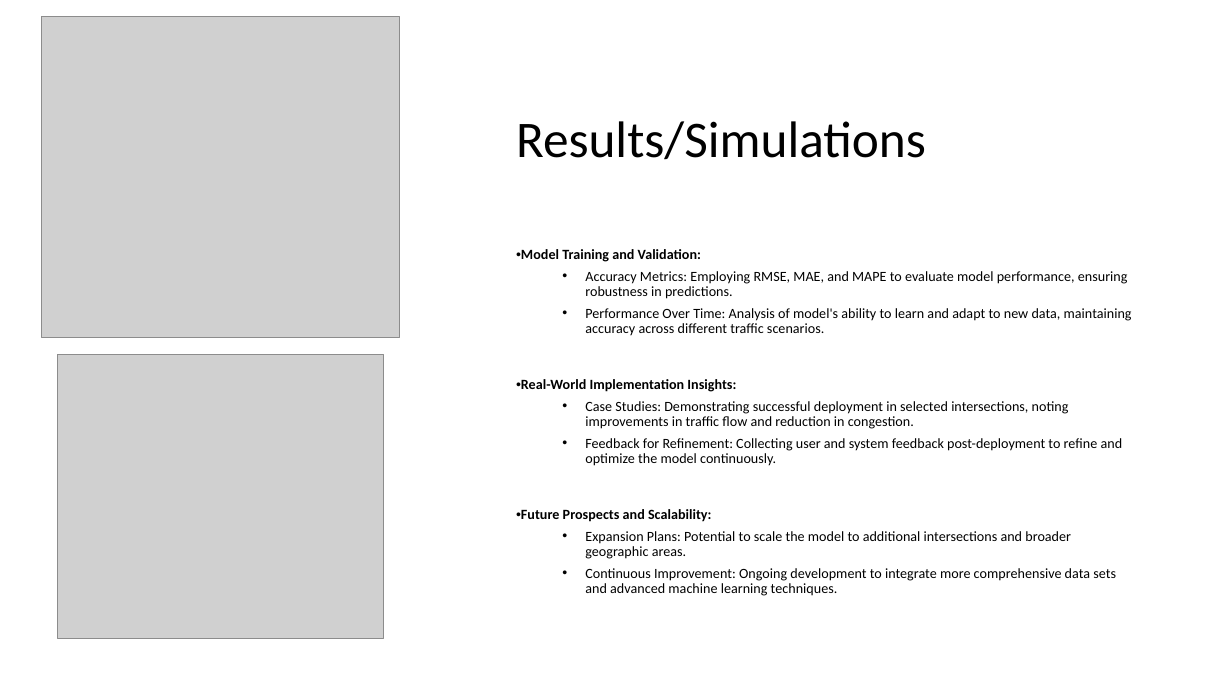
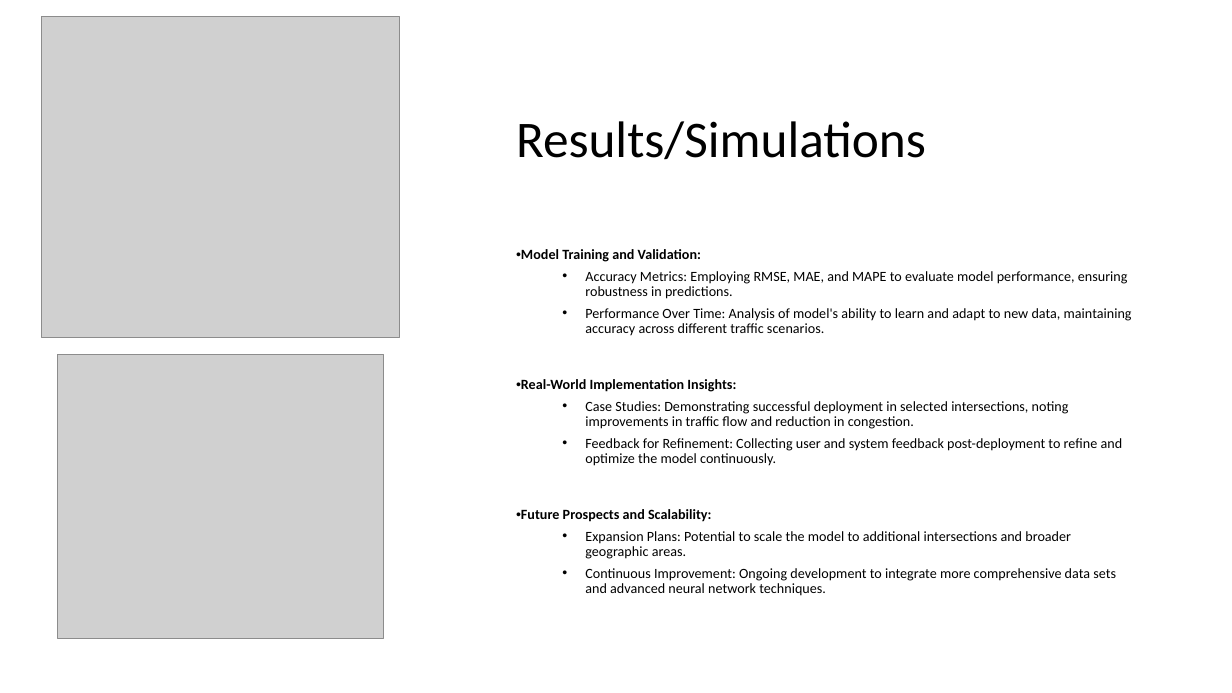
Before and after one commit to bhanuchandrika99/NNDL_Final_Project, a slide deck: slide 9 of Presentation.pptx. Drawn at 1232x693 pixels with LibreOffice and Linux fonts; fonts in the diff are those of the drawing; grey boxes stand for pictures. Boxes give left, top, right and bottom in pixels: in the first picture for what was removed or moved away, otherwise in the second. Text is boxed around its words. In the diff, an @@ line names an element or a change of style, - is before the commit and + after.

```diff
--- a/Presentation.pptx
+++ b/Presentation.pptx
@@ text at (585,568,1116,596): text changed @@
-  • Continuous Improvement: Ongoing development to integrate more comprehensive data sets and advanced machine learning techniques.
+  • Continuous Improvement: Ongoing development to integrate more comprehensive data sets and advanced neural network techniques.
```
Also in this commit, not shown: 6 other slides changed.
